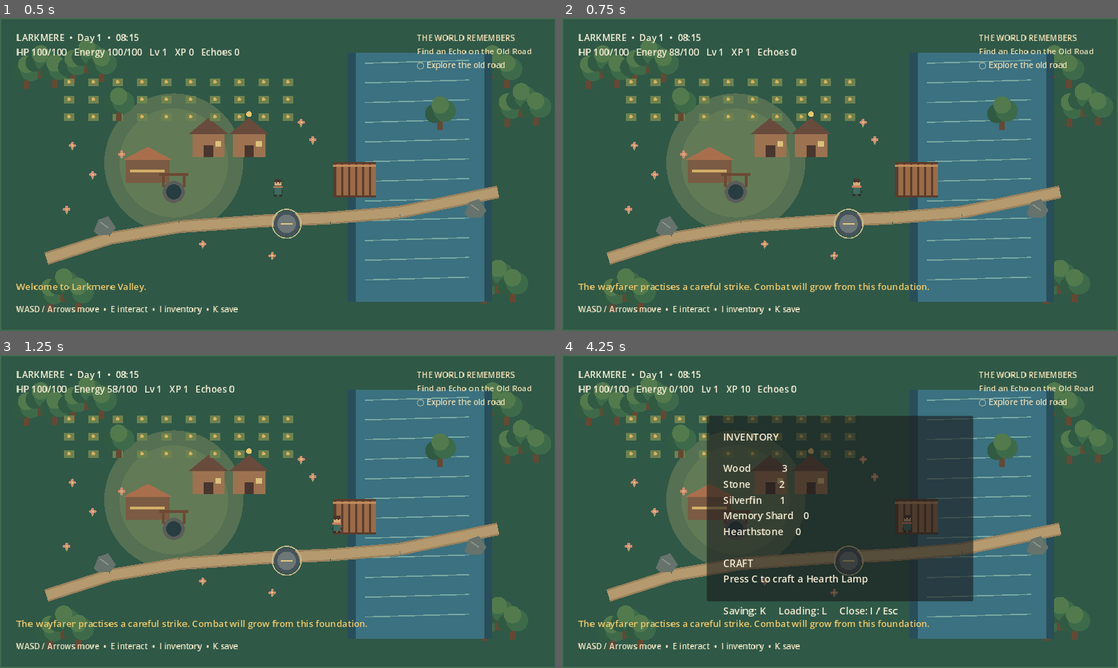
Above: before the commit, frames 1-4 (two rows, left to right).
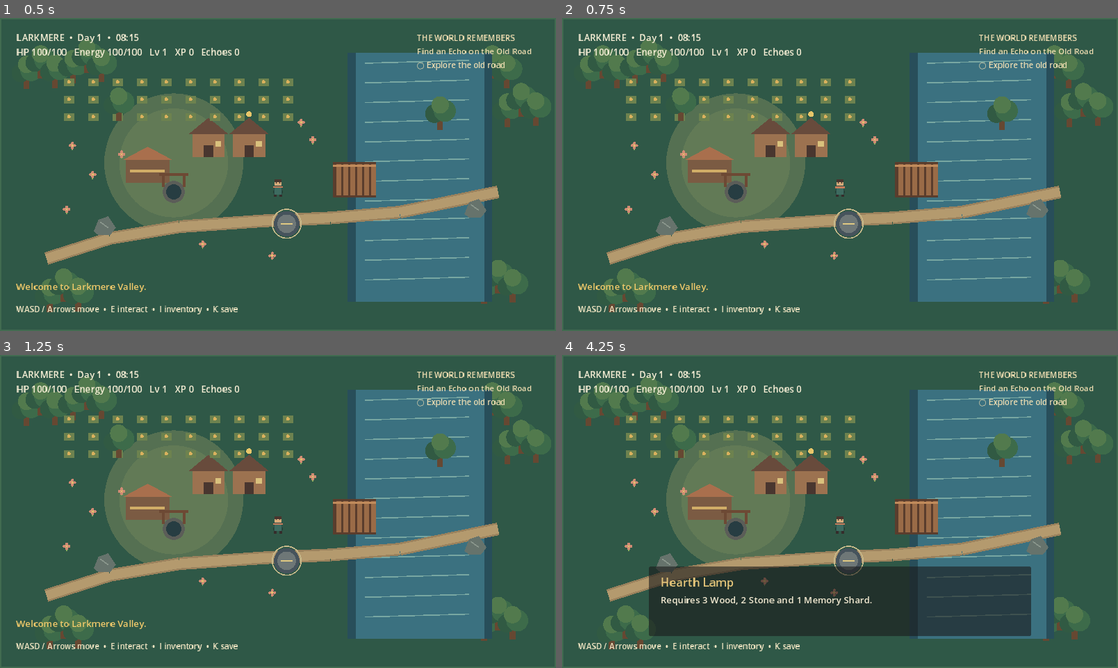
Above: after the commit, the same moments.

Repository: jordan-thirkle/pixel-rpg
Game: Godot game, scene res://scenes/main.tscn
Same seed, same stepped clock (60 frames per second), same inputs: the game is played once before the commit and once after it.
Inputs:
- Up to frame 1 (0.5 s): no input
- Up to frame 2 (0.75 s): tap Enter at 0.5 s; hold D (move_right, bound only before the commit) from 0.53 s (still down); hold Space (attack, bound only before the commit) from 0.53 s (still down)
- Up to frame 3 (1.25 s): keep holding D (move_right, bound only before the commit); keep holding Space (attack, bound only before the commit); tap E (interact, bound only before the commit) at 0.8 s
- Up to frame 4 (4.25 s): release D (move_right, bound only before the commit) at 1.28 s; release Space (attack, bound only before the commit) at 1.28 s; hold S (move_down, bound only before the commit) 1.28-2.03 s; tap E (interact, bound only before the commit) at 1.35, 2.3, 2.85 s; tap Space (attack, bound only before the commit) at 1.55, 3.05 s; hold D (move_right, bound only before the commit) 2.03-2.78 s; hold Space (attack, bound only before the commit) 2.03-2.78 s; hold W (move_up, bound only before the commit) 2.78-3.53 s; hold A (move_left, bound only before the commit) from 3.53 s (still down); hold E (interact, bound only before the commit) from 3.53 s (still down); tap C at 3.6 s; tap I (inventory, bound only before the commit) at 4.15 s

Frame 1 is identical in both runs. In frame 2, 1.1% of the frame differs, in the area x 2-66%, y 9-88%; in frame 3, 1.1%; in frame 4, 34%, in the area x 2-85%, y 9-90%.

Commit message:
Lock Godot runtime configuration

Diff:
--- a/game/project.godot
+++ b/game/project.godot
@@ -1,5 +1,6 @@
 ; Everdune — Godot 4.x vertical slice
-; Engine decision: Godot 4.x / GDScript / 2D pixel-first / Steam target.
+; LOCKED STACK: Godot 4.x + GDScript + data-driven simulation.
+; Web technologies belong to the companion website/tools, not the game runtime.
 
 config_version=5
 
@@ -19,41 +20,3 @@
 renderer/rendering_method="gl_compatibility"
 renderer/rendering_method.mobile="gl_compatibility"
 textures/canvas_textures/default_texture_filter=0
-
-[input]
-move_up={
-"deadzone": 0.5,
-"events": [Object(InputEventKey,"physical_keycode":87), Object(InputEventKey,"physical_keycode":4194320)]
-}
-move_down={
-"deadzone": 0.5,
-"events": [Object(InputEventKey,"physical_keycode":83), Object(InputEventKey,"physical_keycode":4194322)]
-}
-move_left={
-"deadzone": 0.5,
-"events": [Object(InputEventKey,"physical_keycode":65), Object(InputEventKey,"physical_keycode":4194319)]
-}
-move_right={
-"deadzone": 0.5,
-"events": [Object(InputEventKey,"physical_keycode":68), Object(InputEventKey,"physical_keycode":4194321)]
-}
-interact={
-"deadzone": 0.5,
-"events": [Object(InputEventKey,"physical_keycode":69)]
-}
-attack={
-"deadzone": 0.5,
-"events": [Object(InputEventKey,"physical_keycode":32)]
-}
-inventory={
-"deadzone": 0.5,
-"events": [Object(InputEventKey,"physical_keycode":73)]
-}
-save={
-"deadzone": 0.5,
-"events": [Object(InputEventKey,"physical_keycode":75)]
-}
-load={
-"deadzone": 0.5,
-"events": [Object(InputEventKey,"physical_keycode":76)]
-}
